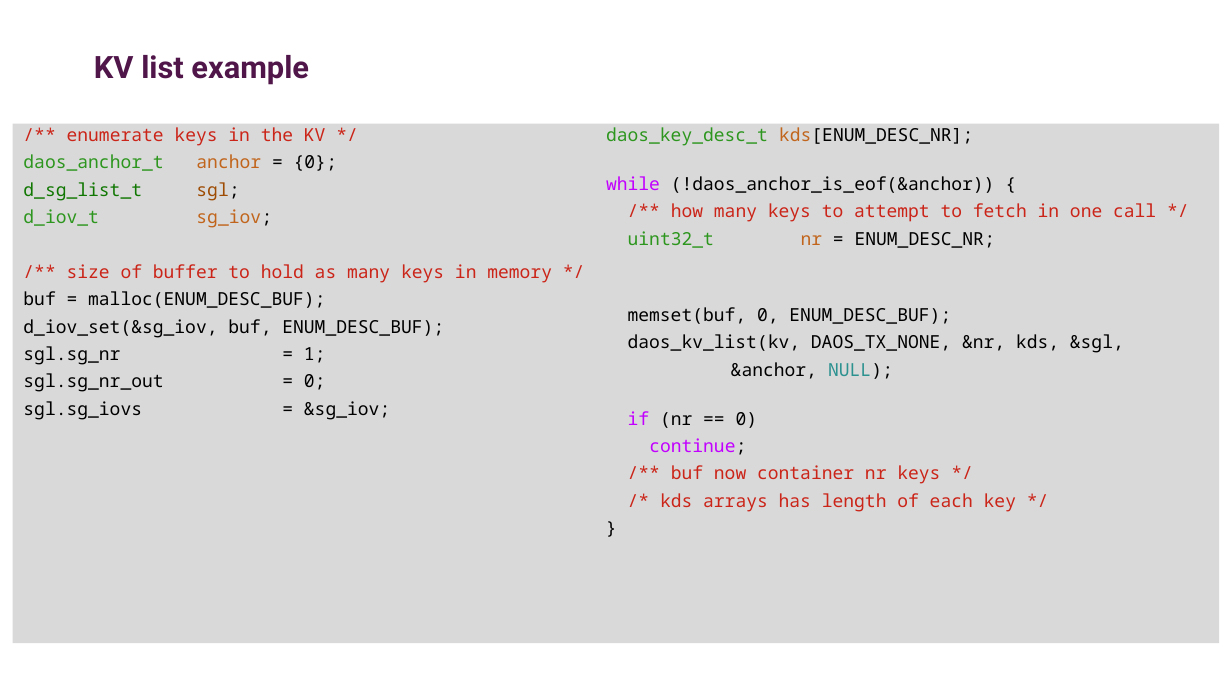
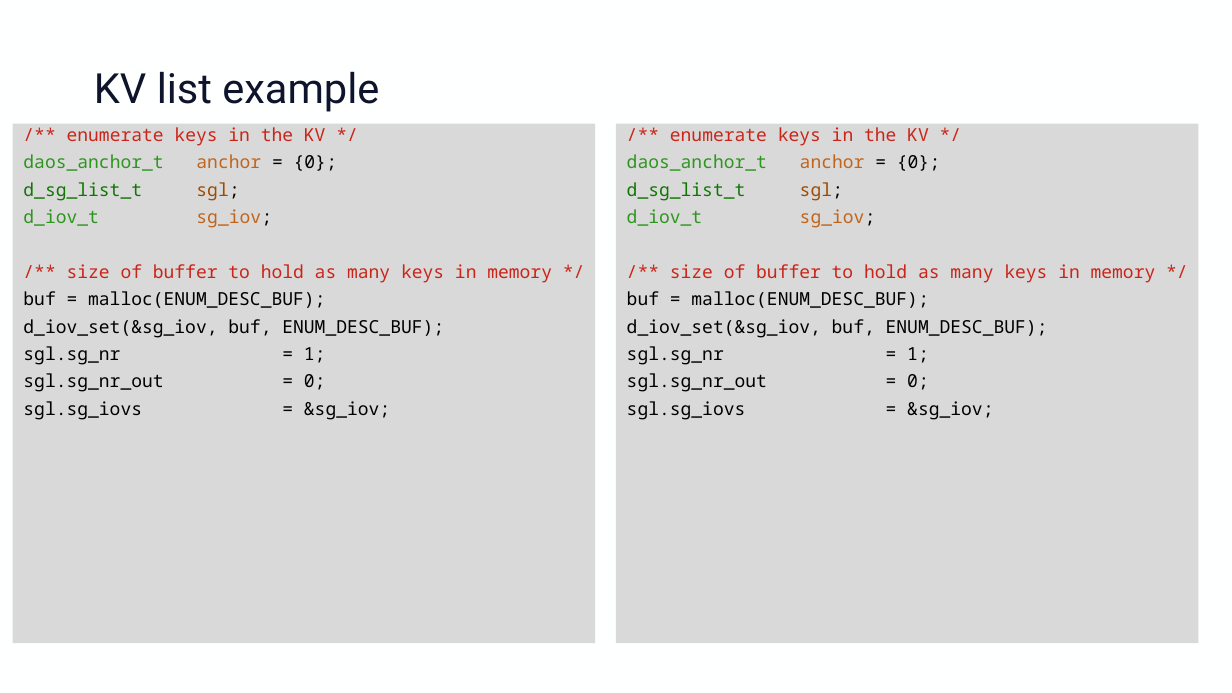
Before and after one commit to adrianjhpc/ObjectStoreTutorial, a slide deck: slide 7 of Exercises/DAOS/Handout/daos_hands_on.pptx (slide 8 before the commit). Drawn at 1232x693 pixels with LibreOffice and Linux fonts; fonts in the diff are those of the drawing; background and template pictures are left out. Boxes give left, top, right and bottom in pixels: in the first picture for what was removed or moved away, otherwise in the second. Text is boxed around its words. In the diff, an @@ line names an element or a change of style, - is before the commit and + after.

```diff
--- a/Exercises/DAOS/Handout/daos_hands_on.pptx
+++ b/Exercises/DAOS/Handout/daos_hands_on.pptx
@@ background picture (left out) to #FEFFFF @@
@@ title "KV list example" moved from (x1=94, y1=55, x2=309, y2=85) to (x1=94, y1=71, x2=379, y2=112) @@
@@ title "KV list example" at (x1=94, y1=71, x2=379, y2=112): size 24 to 32.4 pt, text colour #50164A to #0D142B, bold off @@
@@ rectangle "/** enumerate keys in the ..." resized from (x1=595, y1=124, x2=1219, y2=643) to (x1=616, y1=124, x2=1199, y2=643) @@
@@ text in rectangle at (x1=627, y1=127, x2=1156, y2=420): text changed @@
-daos_key_desc_t kds[ENUM_DESC_NR];
-while (!daos_anchor_is_eof(&anchor)) {
-/** how many keys to attempt to fetch in one call */
-uint32_t nr = ENUM_DESC_NR;
-memset(buf, 0, ENUM_DESC_BUF);
-daos_kv_list(kv, DAOS_TX_NONE, &nr, kds, &sgl,
-&anchor, NULL);
-if (nr == 0)
-continue;
-/** buf now container nr keys */
-/* kds arrays has length of each key */
-}
+/** enumerate keys in the KV */
+daos_anchor_t anchor = {0};
+d_sg_list_t sgl;
+d_iov_t sg_iov;
+/** size of buffer to hold as many keys in memory */
+buf = malloc(ENUM_DESC_BUF);
+d_iov_set(&sg_iov, buf, ENUM_DESC_BUF);
+sgl.sg_nr = 1;
+sgl.sg_nr_out = 0;
+sgl.sg_iovs = &sg_iov;
```
Also in this commit, not shown: 12 other slides changed, 1 slide removed, 2 other files.
